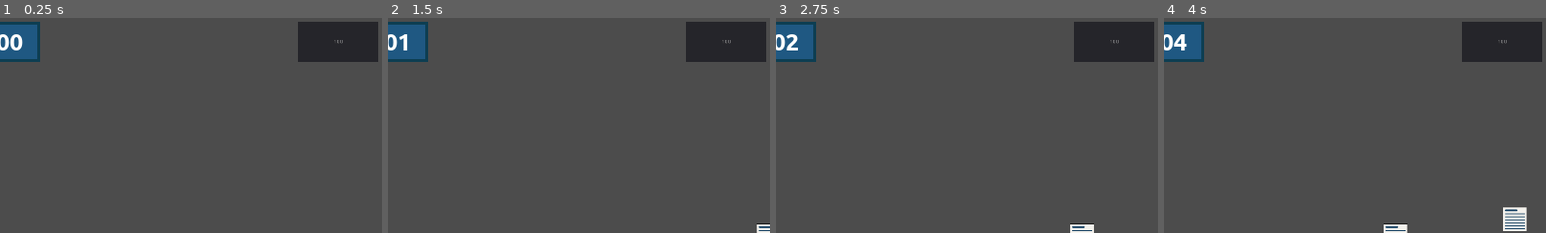
Above: before the commit, frames 1-4 (left to right).
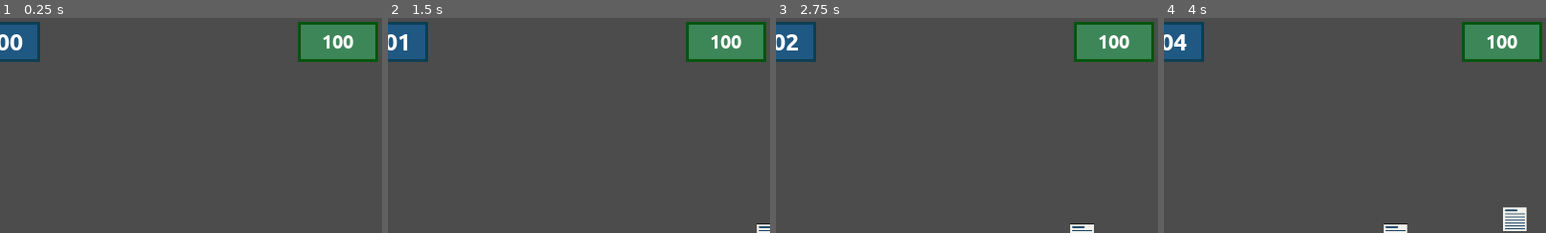
Above: after the commit, the same moments.

Repository: moisesjbc/info-harvest
Game: Godot game, scene res://gameplay/main/main.tscn
Same seed, same stepped clock (60 frames per second), same inputs: the game is played once before the commit and once after it.
Inputs (mouse positions are % of the whole screen's width and height, from its top left):
- Up to frame 1 (0.25 s): no input
- Up to frame 2 (1.5 s): click "COST: -30" at 0.5 s; click "COST: -30" at 1.25 s
- Up to frame 3 (2.75 s): click "COST: -30" at 2 s
- Up to frame 4 (4 s): move the mouse to (72, 45) at 2.77 s; click (72, 45) at 2.92 s; move the mouse to (30, 55) at 3.52 s; click (30, 55) at 3.67 s
The pictures show only the part of the screen within x 50-100%, y 0-50%; the shares and areas given below are measured in that part.

The runs differ from the first frame. In frame 1, 3.9% of the frame differs, in the area x 78-99%, y 1-21%; in frame 2, 3.9%; in frame 3, 3.9%; in frame 4, 3.9%.

Commit message:
Style score panel

Diff:
--- a/godot-project/gameplay/main/main.tscn
+++ b/godot-project/gameplay/main/main.tscn
@@ -33,6 +33,18 @@
 
 [sub_resource type="DynamicFont" id=4]
 size = 60
+font_data = ExtResource( 9 )
+
+[sub_resource type="StyleBoxFlat" id=5]
+bg_color = Color( 0.239216, 0.52549, 0.345098, 1 )
+border_width_left = 7
+border_width_top = 7
+border_width_right = 7
+border_width_bottom = 7
+border_color = Color( 0.0196078, 0.333333, 0.054902, 1 )
+
+[sub_resource type="DynamicFont" id=6]
+size = 50
 font_data = ExtResource( 9 )
 
 [node name="main" type="Node"]
@@ -114,10 +126,12 @@
 margin_right = 1900.0
 margin_bottom = 100.0
 rect_min_size = Vector2( 200, 100 )
+custom_styles/panel = SubResource( 5 )
 
 [node name="score_label" type="Label" parent="gui/margin_container/top_bar/score_panel"]
 anchor_right = 1.0
 anchor_bottom = 1.0
+custom_fonts/font = SubResource( 6 )
 align = 1
 valign = 1
 
Not shown: 1 places in godot-project/gameplay/main/main.tscn that only renumber resources
